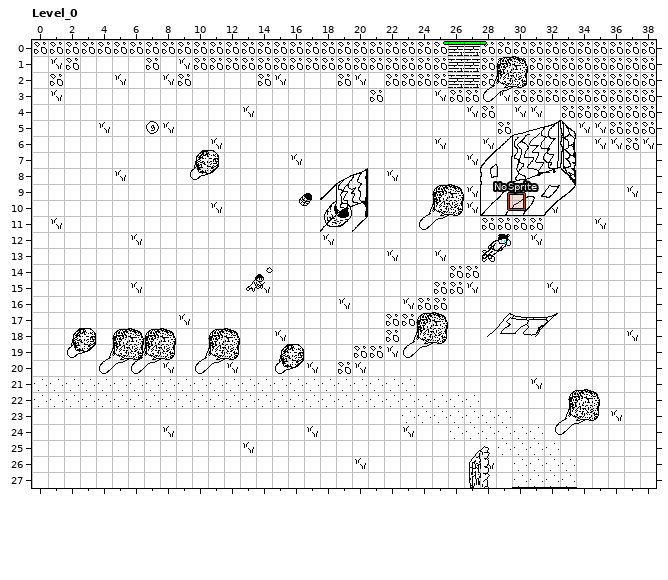
Level history. LDtk project: assets/map2.ldtk. The picture above is the old version.
Cells are 16x16 px. Shown: Level_0 x 0..38, y 0..27. The commit also changed other parts of the map, which this record leaves out.
New version:
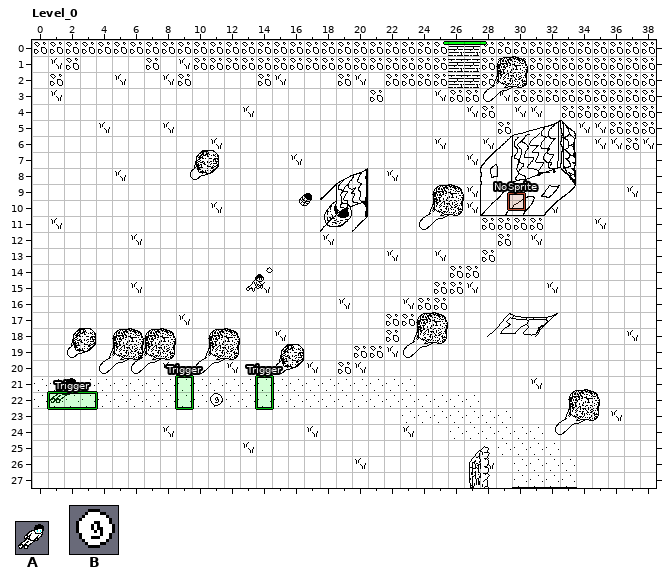
Key: from "Spritesheet2": A 801, B 3745.
Objects are placed by their top-left corner, in cells (3,4 is the top-left corner of cell 3,4); size is 1x1 cell unless given.
From old to new:
Layer "Entities":
changed: A "Player" at 28,12 size 2x2 -> A "Player" at 1,21 size 2x2
added: "Trigger" rectangle at 1,22 size 3x1
added: "Trigger" rectangle at 14,21 size 1x2
added: "Trigger" rectangle at 9,21 size 1x2
Layer "Entities2":
added: B "Coin" at 11,22
removed: B "Coin" at 7,5
